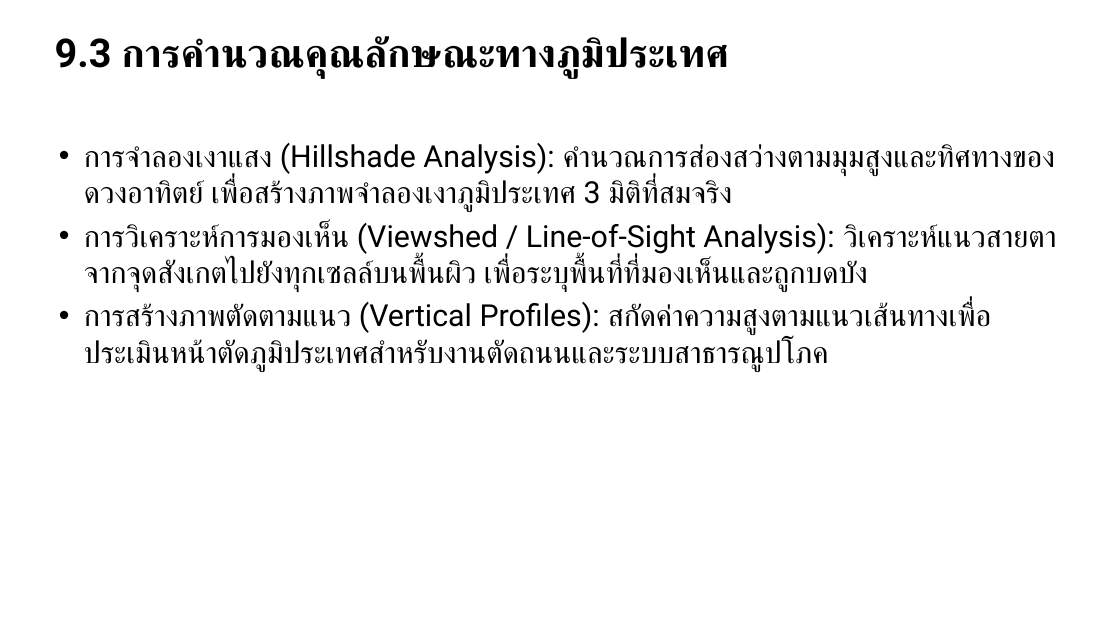
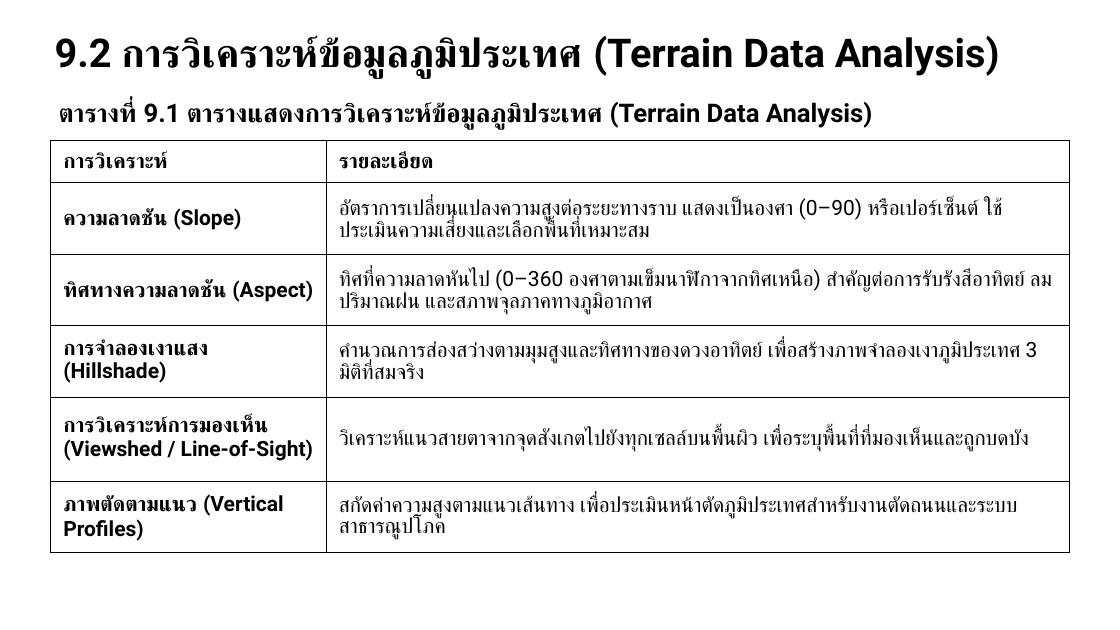
Before and after one commit to soravisAmn/Presentation, a slide deck: slide 61 of Surveying Technologies/draft#3/draft3.pptx (slide 60 before the commit). Drawn at 1120x630 pixels with LibreOffice and Linux fonts; fonts in the diff are those of the drawing. Boxes give left, top, right and bottom in pixels: in the first picture for what was removed or moved away, otherwise in the second. Text is boxed around its words. In the diff, an @@ line names an element or a change of style, - is before the commit and + after.

```diff
--- a/Surveying Technologies/draft#3/draft3.pptx
+++ b/Surveying Technologies/draft#3/draft3.pptx
@@ text at [55, 36, 1000, 79]: text changed @@
-9.3 การคำนวณคุณลักษณะทางภูมิประเทศ
+9.2 การวิเคราะห์ข้อมูลภูมิประเทศ (Terrain Data Analysis)
@@ text added at [59, 102, 873, 129], 22 pt, text #000000, bold @@
+ตารางที่ 9.1 ตารางแสดงการวิเคราะห์ข้อมูลภูมิประเทศ (Terrain Data Analysis)
@@ table added at [50, 141, 1070, 553], 6 rows, 2 columns @@
+การวิเคราะห์ | รายละเอียด
+ความลาดชัน (Slope) | อัตราการเปลี่ยนแปลงความสูงต่อระยะทางราบ แสดงเป็นองศา (0–90) หรือเปอร์เซ็นต์ ใช้ประเมินความเสี่ยงและเลือกพื้นที่เหมาะสม
+ทิศทางความลาดชัน (Aspect) | ทิศที่ความลาดหันไป (0–360 องศาตามเข็มนาฬิกาจากทิศเหนือ) สำคัญต่อการรับรังสีอาทิตย์ ลม ปริมาณฝน และสภาพจุลภาคทางภูมิอากาศ
+การจำลองเงาแสง (Hillshade) | คำนวณการส่องสว่างตามมุมสูงและทิศทางของดวงอาทิตย์ เพื่อสร้างภาพจำลองเงาภูมิประเทศ 3 มิติที่สมจริง
+การวิเคราะห์การมองเห็น (Viewshed / Line-of-Sight) | วิเคราะห์แนวสายตาจากจุดสังเกตไปยังทุกเซลล์บนพื้นผิว เพื่อระบุพื้นที่ที่มองเห็นและถูกบดบัง
+ภาพตัดตามแนว (Vertical Profiles) | สกัดค่าความสูงตามแนวเส้นทาง เพื่อประเมินหน้าตัดภูมิประเทศสำหรับงานตัดถนนและระบบสาธารณูปโภค
@@ text removed at [84, 143, 1056, 371] @@
-• การจำลองเงาแสง (Hillshade Analysis): คำนวณการส่องสว่างตามมุมสูงและทิศทางของดวงอาทิตย์ เพื่อสร้างภาพจำลองเงาภูมิประเทศ 3 มิติที่สมจริง
-• การวิเคราะห์การมองเห็น (Viewshed / Line-of-Sight Analysis): วิเคราะห์แนวสายตาจากจุดสังเกตไปยังทุกเซลล์บนพื้นผิว เพื่อระบุพื้นที่ที่มองเห็นและถูกบดบัง
-• การสร้างภาพตัดตามแนว (Vertical Profiles): สกัดค่าความสูงตามแนวเส้นทางเพื่อประเมินหน้าตัดภูมิประเทศสำหรับงานตัดถนนและระบบสาธารณูปโภค
```
Also in this commit, not shown: 49 other slides changed, 14 slides added, 23 slides removed, 16 other files.
